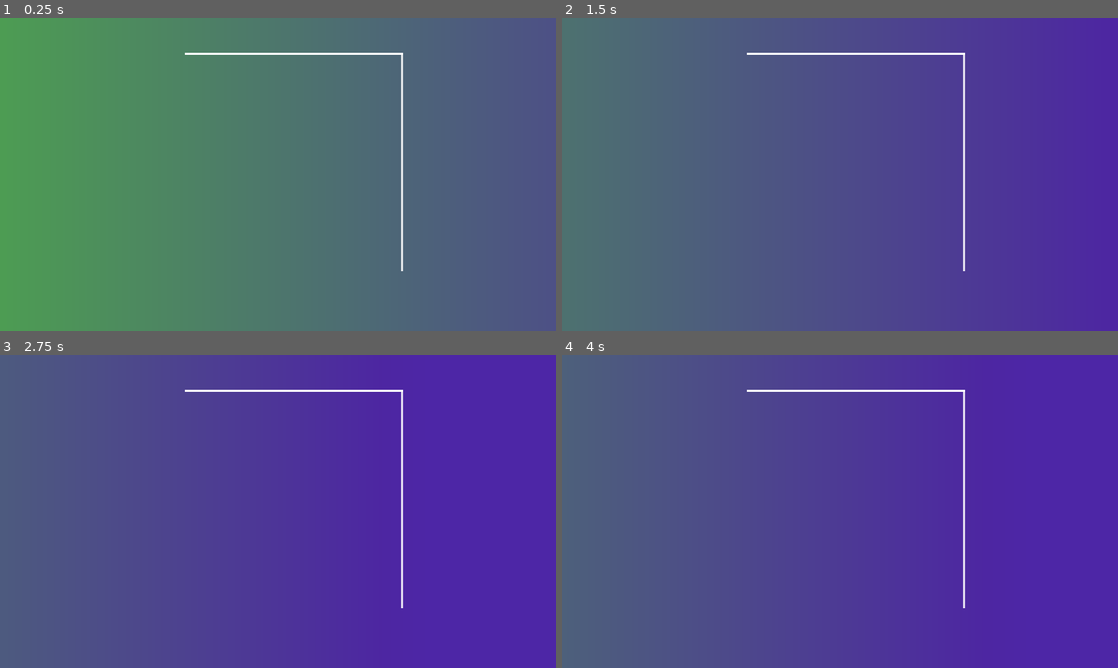
Above: before the commit, frames 1-4 (two rows, left to right).
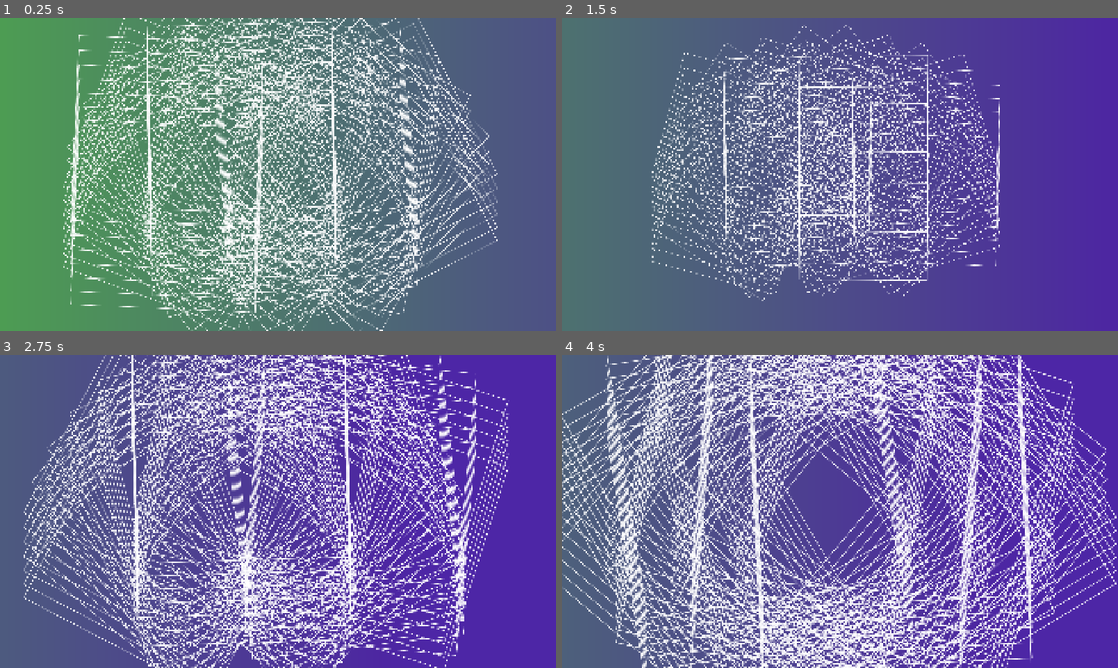
Above: after the commit, the same moments.

Repository: Juju-brz/GDVJ
Game: Godot game, scene res://templates/02_BeautifulChaos.tscn
Two runs of this game, one before a commit and one after it. Both use one fixed random seed, a clock stepped at 60 frames per second and the inputs below. This scene is started directly instead of the project's main scene.
Inputs (mouse positions are in pixels of both pictures, inside the frame that each line leads up to):
- Up to frame 1 (0.25 s): no input
- Up to frame 2 (1.5 s): tap Enter at 0.5 s; move the mouse to (962, 158) at 0.52 s; move the mouse to (728, 190) at 1.27 s
- Up to frame 3 (2.75 s): move the mouse to (333, 442) at 2.02 s
- Up to frame 4 (4 s): move the mouse to (812, 574) at 2.77 s; move the mouse to (1006, 558) at 3.52 s

The runs differ from the first frame. In frame 1, 26% of the frame differs, in the area x 11-90%, y 0-100%; in frame 2, 14%; in frame 3, 33%; in frame 4, 44%, in the area x 0-100%, y 0-100%.
Error before the commit: Invalid access to property or key 'value' on a base object of type 'null instance'. (res://scripts/02_Beautiful_Chaos_MainScript.gd:24)

Commit message:
okay now shader is global variable not finished

Diff:
--- a/baseScene.tscn
+++ b/baseScene.tscn
@@ -2,14 +2,13 @@
 
 [ext_resource type="Shader" uid="uid://0ijwqlpu5omr" path="res://shaders/geoShader.gdshader" id="2_u2bk3"]
 [ext_resource type="Shader" uid="uid://dey07dsilauuk" path="res://shaders/shaderEmpty.gdshader" id="3_gb5ns"]
-[ext_resource type="Shader" uid="uid://b0jcj53b5croi" path="res://shaders/mainShader.gdshader" id="3_u2bk3"]
+[ext_resource type="PackedScene" uid="uid://cgw5hdy3h13ff" path="res://UI/UI.tscn" id="4_u2bk3"]
 
 [sub_resource type="ShaderMaterial" id="ShaderMaterial_u2bk3"]
 shader = ExtResource("3_gb5ns")
 
 [sub_resource type="ShaderMaterial" id="ShaderMaterial_gb5ns"]
 resource_local_to_scene = true
-shader = ExtResource("3_u2bk3")
 
 [sub_resource type="ShaderMaterial" id="ShaderMaterial_6jx8c"]
 shader = ExtResource("2_u2bk3")
@@ -43,3 +42,5 @@
 material = SubResource("ShaderMaterial_6jx8c")
 position = Vector2(576, 420)
 scale = Vector2(0.63, 0.63)
+
+[node name="Control" parent="." instance=ExtResource("4_u2bk3")]
--- a/scripts/Autoload/GLOBAL.gd
+++ b/scripts/Autoload/GLOBAL.gd
@@ -1,7 +1,21 @@
 extends Node
 
 var score: int = 0
-var scriptFragShader = ""
+var scriptFragShader = "shader_type canvas_item;
+
+void fragment() {
+
+
+	vec3 color1 = vec3(1.0, 0.5, 0.0); //orange
+	vec3 color2 = vec3(0.3, 0.4, 0.7); //blue
+	vec3 color3 = vec3(0.3, 1.0, 0.3); // green
+	vec2 uv = UV;
+
+	vec3 color = mix(color3, color2, uv.x + sin(TIME *0.5));
+	COLOR = vec4(color, 0.5);
+}
+"
+
 #var scriptFragShader: Shader = null
 
 func add_score(value: int):
@@ -12,4 +26,4 @@
 func update_script(shader):
 	scriptFragShader = shader
 	print("hooyooo")
-	return scriptFragShader
+	#return scriptFragShader
--- a/scripts/mainScript.gd
+++ b/scripts/mainScript.gd
@@ -147,8 +147,8 @@
 
 
 	###### TEST AUTOLOAD DELETE WHEN FINISH #####
-	GLOBAL.add_score(10)
-	print(GLOBAL.score)
+	#GLOBAL.add_score(10)
+	print(GLOBAL.scriptFragShader)
 
 
 func _process(delta: float) -> void:
--- a/scripts/shaderFrag.gd
+++ b/scripts/shaderFrag.gd
@@ -6,19 +6,24 @@
 var shader_path = "res://shaders/mainShader.gdshader"
 @onready var colorRect = get_node("../../../../ColorRect2")
 
+
+
+
 func _ready():
 	var execute = $Execute
 	execute.pressed.connect(_on_execute_pressed)
 	if colorRect == null:
 		print("Error: colorRect is null.")
+	# Création du shader
+	var shader_code = GLOBAL.scriptFragShader
 
-	apply_global_shader()
+	var shader := Shader.new()
+	#shader.code = shader_code
 
-func apply_global_shader():
-	if GLOBAL.scriptFragShader:
-		var mat := ShaderMaterial.new()
-		mat.shader = GLOBAL.scriptFragShader
-		material = mat
+	# Création du ShaderMaterial et application
+	var material := ShaderMaterial.new()
+	material.shader = shader
+	self.material = material
 
 func _input(event: InputEvent) -> void:
 	if Input.is_action_just_pressed("hide_Code"):
